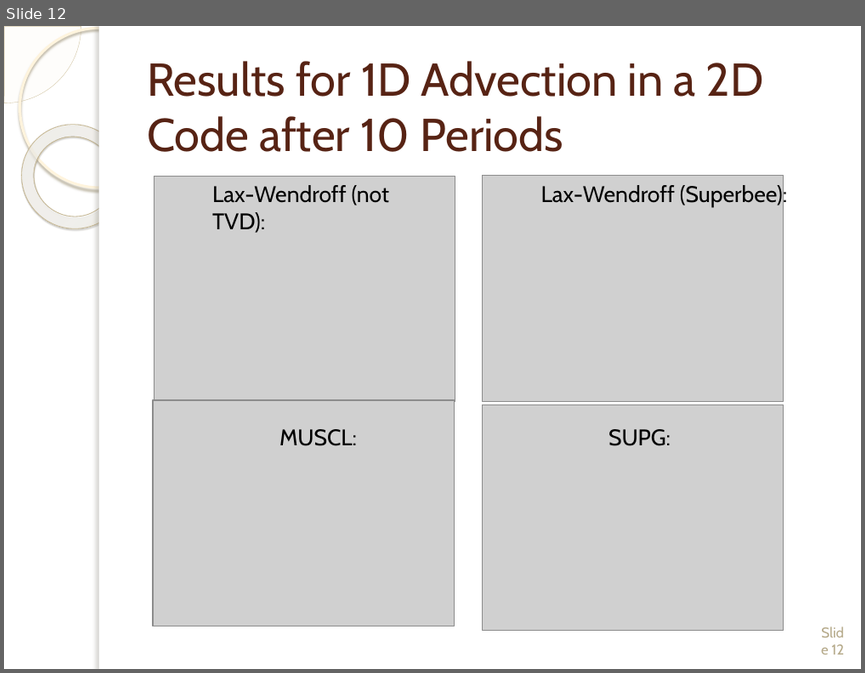
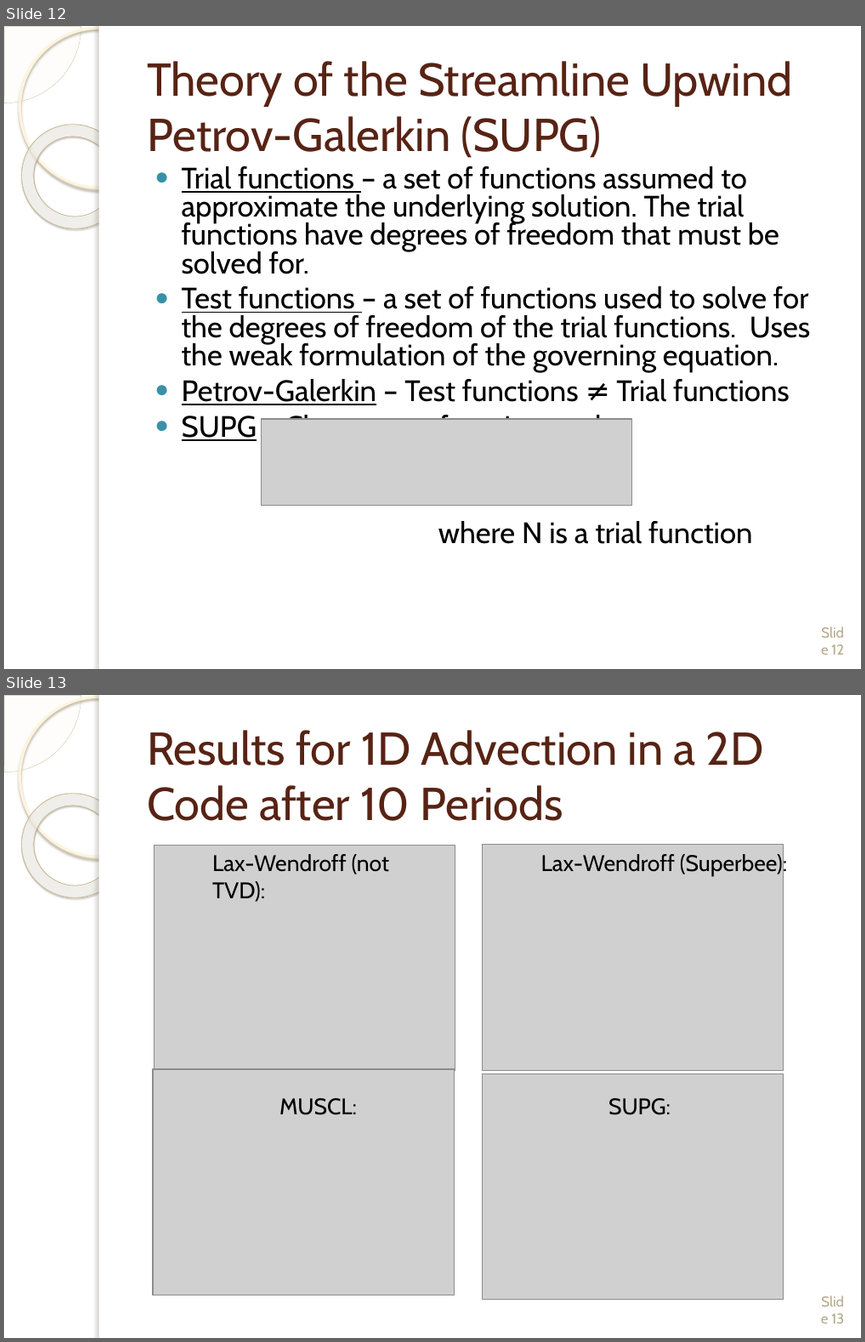
Before and after one commit to wmatern/summer_LANL, a slide deck: Final Research Presentation/Final_LongPres_Davis_Matern.pptx. Shown one above the other, each under a label of ours: slide 12 before the commit, slides 12 and 13 after it. The pictures are 865x673 and 865x1342 pixels, drawn with LibreOffice and Linux fonts; fonts in the diff are those of the drawing; grey boxes stand for pictures; background and template pictures are left out. Boxes give left, top, right and bottom in pixels: in the first picture for what was removed or moved away, otherwise in the second. Text is boxed around its words. In the diff, an @@ line names an element or a change of style, - is before the commit and + after.

```diff
--- a/Final Research Presentation/Final_LongPres_Davis_Matern.pptx
+++ b/Final Research Presentation/Final_LongPres_Davis_Matern.pptx
@@ slide 12 added at <box>4,26,861,669</box>, background picture (left out); not listed: 5 template elements that a slide beside it also shows @@
@@ title added at <box>147,61,792,158</box>, 38.7 pt, text #572314 @@
+Theory of the Streamline Upwind Petrov-Galerkin (SUPG)
@@ text added at <box>182,166,810,544</box>, 24.8 pt, text #000000 @@
+● Trial functions – a set of functions assumed to approximate the underlying solution. The trial functions have degrees of freedom that must be solved for.
+● Test functions – a set of functions used to solve for the degrees of freedom of the trial functions. Uses the weak formulation of the governing equation.
+● Petrov-Galerkin – Test functions ≠ Trial functions
+● SUPG – Choose test functions to be:
+where N is a trial function
@@ picture added at <box>261,419,632,505</box> @@
@@ page number added at <box>831,644,844,654</box>, 12 pt, text #B6A98A @@
+Slide 12
@@ what was slide 12 is now slide 13 @@
@@ page number at <box>831,1313,844,1323</box>: text changed @@
-Slide 12
+Slide 13
```
Also in this commit, not shown: 8 slides changed, 1 other slide added, 1 slide removed, 9 other files.
